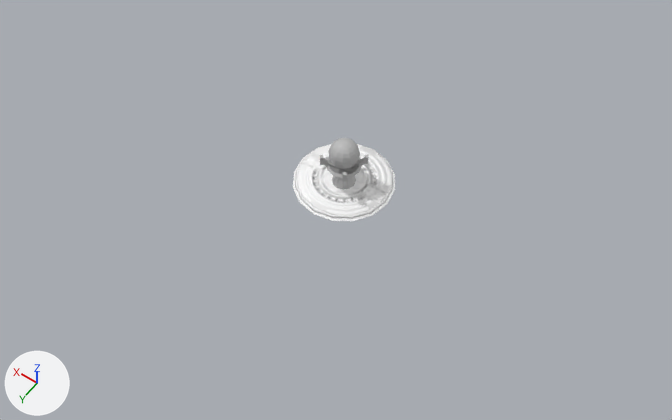
The FBX model jam-unity-project/Assets/Art/Ship/ship_shield.fbx, before and after one commit.
Both versions are drawn from a 50 mm lens placed at (-14.59, 16.19, 17.11), pointed at (-6.87, 5.39, 0.14). Every picture has the same lights, and +X, +Y and +Z are marked at lower left. Where no turn or scale is listed for an object, it has been applied to the vertices.

Names of what the first picture shows: 'ship_shield_control', 'ship_shiled_bottom'.
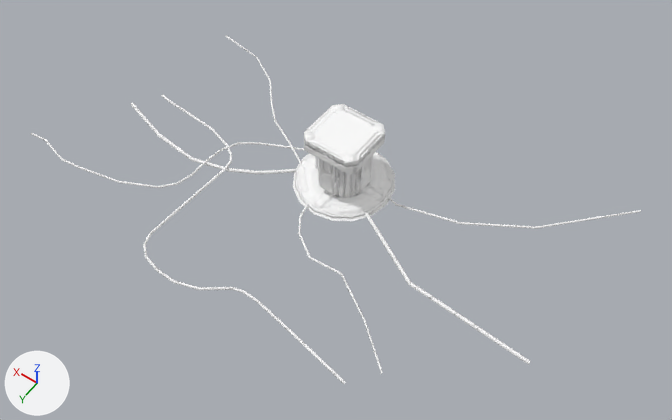
The newer file is also rescaled (x0.459), turned or shifted as a whole; pictures and numbers use the older file's frame.

Where the change shows, as pixel boxes (x1, y1, x2, y2) in the pictures (672 x 420 px):
'ship_shield_handle', added: after (304, 104, 385, 198)
'ship_shield_wires', added: after (31, 35, 641, 384)
'ship_shield_control', deleted: before (320, 138, 369, 189)

What changed in the scene script:
```text
Add mat_atlas20:
    mat_atlas20 = bpy.data.materials.new('Atlas20')
    # colours: white #ffffff
    # uses the picture img_atlas1_nmp_tif
Add me_mesh_002:
    me_mesh_002.from_pydata(...)  # 335 vertices, 504 faces; spans x -7.2..6.13, y -4.91..2.91, z -0.01..0.12
    me_mesh_002.materials.append(mat_atlas20)  # its picture is missing
Add me_mesh_001_1:
    me_mesh_001_1.from_pydata(...)  # 68 vertices, 84 faces; spans x -0.73..0.73, y -0.9..0.58, z 0.0..1.92
    me_mesh_001_1.materials.append(mat_atlas20)  # its picture is missing
Remove ob_ship_shield_control:
    ob_ship_shield_control = bpy.data.objects.new('ship_shield_control', me_mesh)
    ob_ship_shield_control.location = (-6.49, 4.55, 0.0)
Add ob_ship_shield_wires:
    ob_ship_shield_wires = bpy.data.objects.new('ship_shield_wires', me_mesh_002)
    ob_ship_shield_wires.location = (-5.41, 6.13, 0.03)
Add ob_ship_shield_handle:
    ob_ship_shield_handle = bpy.data.objects.new('ship_shield_handle', me_mesh_001_1)
    ob_ship_shield_handle.location = (-6.44, 4.62, -0.22)
```
